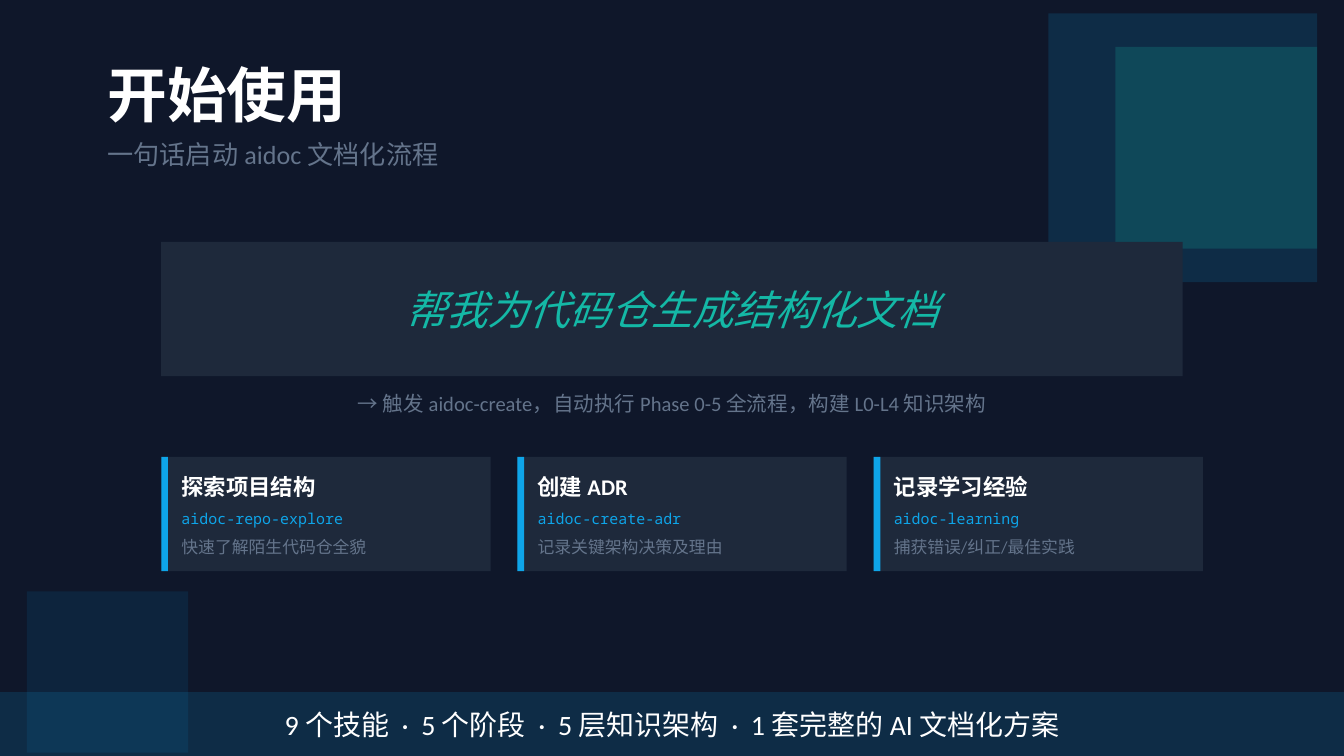
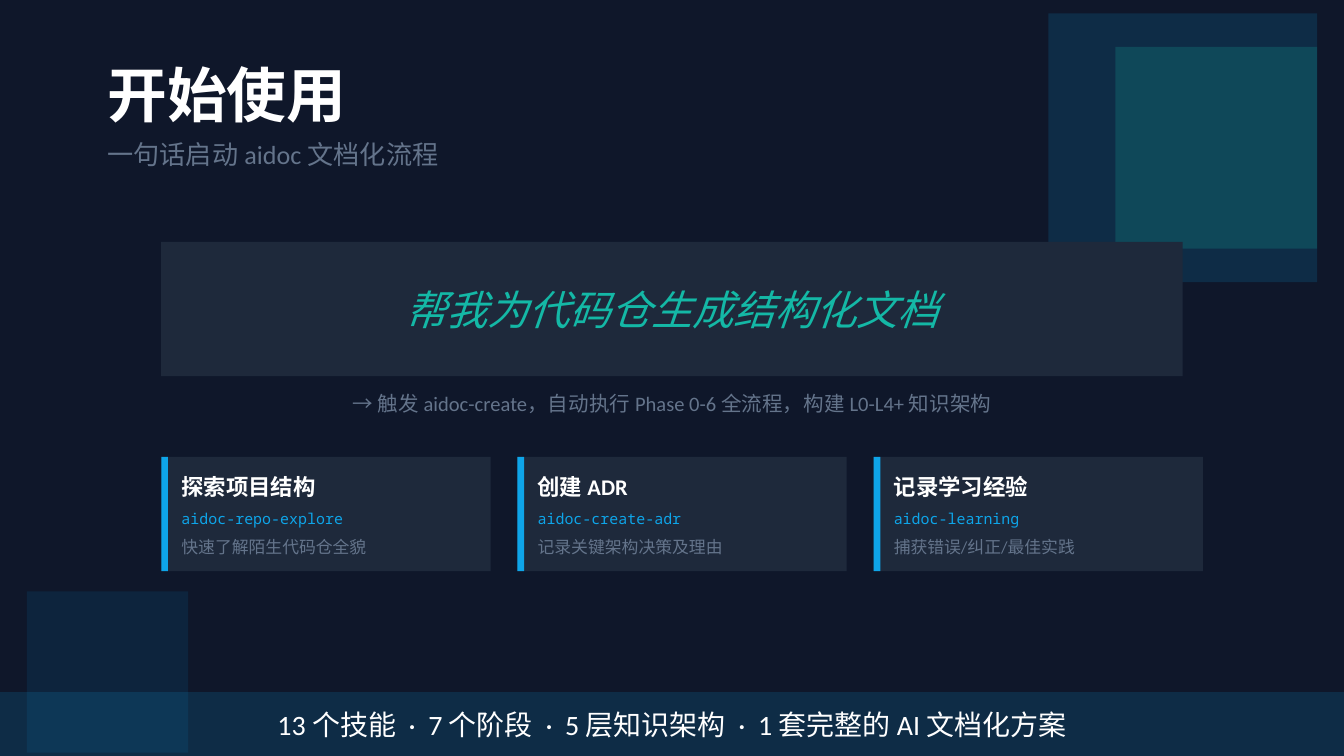
Before and after one commit to xdlsy/myskill, a slide deck: slide 16 of pptx/aidoc-introduction.pptx (slide 15 before the commit). Drawn at 1344x756 pixels with LibreOffice and Linux fonts; fonts in the diff are those of the drawing. Boxes give left, top, right and bottom in pixels: in the first picture for what was removed or moved away, otherwise in the second. Text is boxed around its words. In the diff, an @@ line names an element or a change of style, - is before the commit and + after.

```diff
--- a/pptx/aidoc-introduction.pptx
+++ b/pptx/aidoc-introduction.pptx
@@ text at bbox=[378, 394, 991, 413]: text changed @@
-→ 触发 aidoc-create，自动执行 Phase 0-5 全流程，构建 L0-L4 知识架构
+→ 触发 aidoc-create，自动执行 Phase 0-6 全流程，构建 L0-L4+ 知识架构
@@ text at bbox=[277, 711, 1066, 738]: text changed @@
-9 个技能 · 5 个阶段 · 5 层知识架构 · 1 套完整的 AI 文档化方案
+13 个技能 · 7 个阶段 · 5 层知识架构 · 1 套完整的 AI 文档化方案
```
Also in this commit, not shown: 6 other slides changed, 1 slide added, 28 other files.
